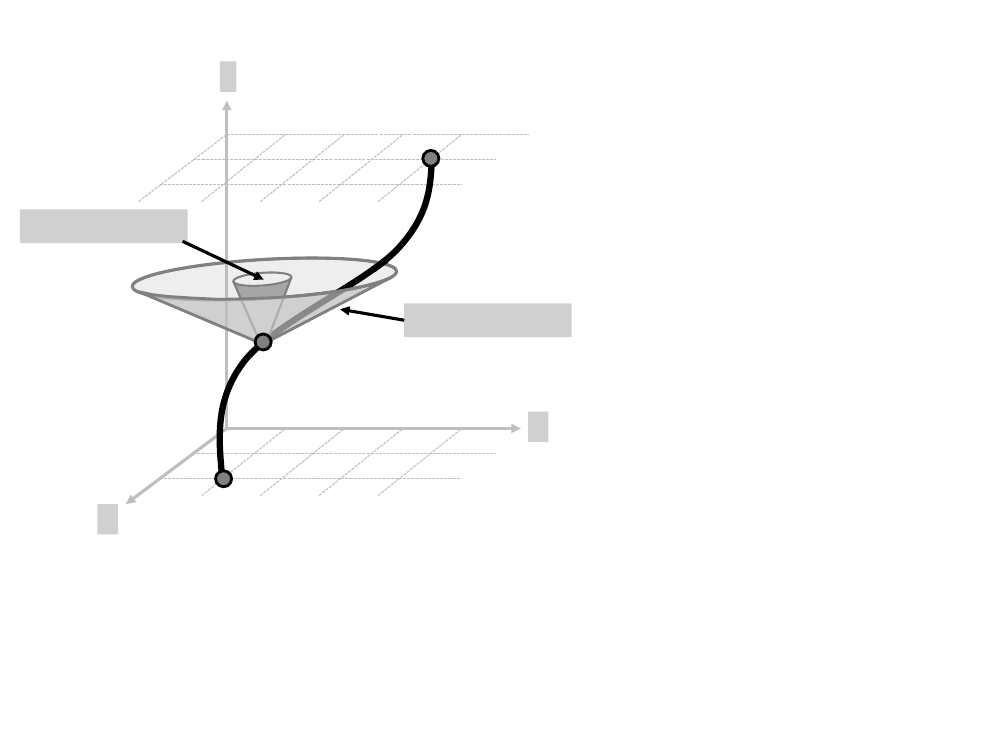
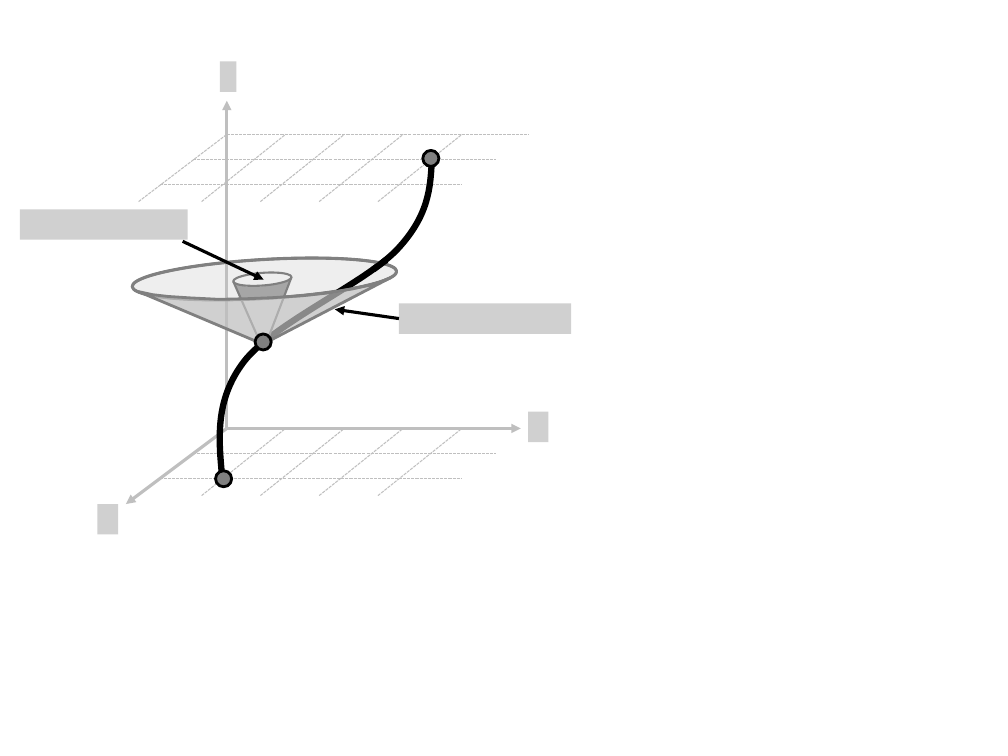
Before and after one commit to Leonardo767/aiaa2019-publication, a slide deck: slide 11 of docs/paper/figs/Diagrams.pptx (slide 9 before the commit). Drawn at 1008x756 pixels with LibreOffice and Linux fonts; fonts in the diff are those of the drawing; grey boxes stand for pictures. Boxes give left, top, right and bottom in pixels: in the first picture for what was removed or moved away, otherwise in the second. Text is boxed around its words. In the diff, an @@ line names an element or a change of style, - is before the commit and + after.

```diff
--- a/docs/paper/figs/Diagrams.pptx
+++ b/docs/paper/figs/Diagrams.pptx
@@ picture resized from (x1=20, y1=210, x2=188, y2=244) to (x1=20, y1=210, x2=188, y2=240) @@
@@ arrow moved from (404, 321) - (340, 309) to (399, 319) - (335, 309) @@
@@ picture resized from (x1=404, y1=303, x2=572, y2=338) to (x1=399, y1=303, x2=572, y2=334) @@
```
Also in this commit, not shown: 5 slides added, 2 other files.
